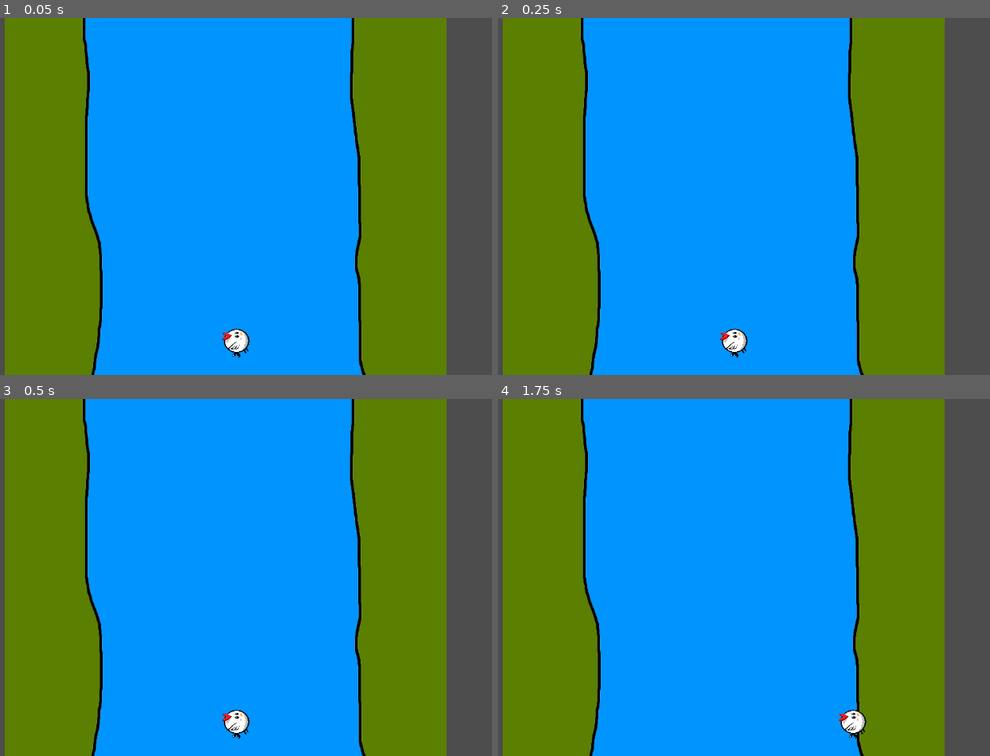
Above: before the commit, frames 1-4 (two rows, left to right).
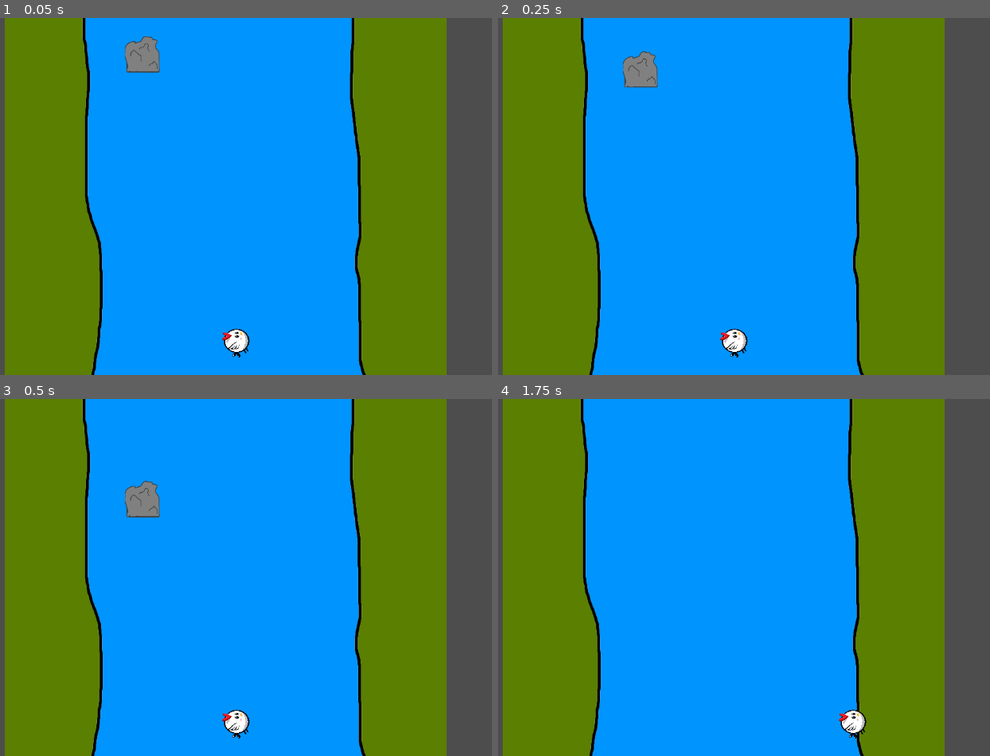
Above: after the commit, the same moments.

Repository: shyrzaza/Streamer
Game: Godot game, scene res://StreamGame/StreamGame.tscn
The game is run twice, just before and just after one commit, with the same random seed, the same clock (stepped at 60 frames per second) and the same inputs.
Inputs (mouse positions are in pixels of both pictures, inside the frame that each line leads up to):
- Up to frame 1 (0.05 s): no input
- Up to frame 2 (0.25 s): no input
- Up to frame 3 (0.5 s): no input
- Up to frame 4 (1.75 s): tap Enter (ui_accept) at 0.5, 0.77 s; move the mouse to (857, 559) at 0.52 s; hold Right (ui_right) 0.53-1.25 s; click (857, 559) at 0.67 s; drag from (591, 595) to (684, 648) at 1.27 s

The runs differ from the first frame. In frame 1, 0.6% of the frame differs, in the area x 25-33%, y 5-16%; in frame 2, 0.6%; in frame 3, 0.6%; in frame 4, nothing differs.

Commit message:
create obstacle scene and add more placeholder art

Diff:
--- a/Playground/Playground.tscn
+++ b/Playground/Playground.tscn
@@ -7,6 +7,10 @@
 [sub_resource type="WorldBoundaryShape2D" id="WorldBoundaryShape2D_r0du0"]
 
 [node name="Root" type="Node2D" unique_id=1736692545]
+
+[node name="Chick2" parent="." unique_id=900913581 instance=ExtResource("2_threo")]
+position = Vector2(328, -268)
+input_pickable = true
 
 [node name="Chick" parent="." unique_id=1814890408 instance=ExtResource("2_threo")]
 position = Vector2(164, -134)
@@ -42,3 +46,11 @@
 [node name="Sprite2D" type="Sprite2D" parent="Slingshot" unique_id=1154709260]
 scale = Vector2(0.0068181776, 0.010115209)
 texture = ExtResource("4_bia53")
+
+[node name="Chick3" parent="." unique_id=2074552620 instance=ExtResource("2_threo")]
+position = Vector2(656, -536)
+input_pickable = true
+
+[node name="Chick4" parent="." unique_id=120764627 instance=ExtResource("2_threo")]
+position = Vector2(492, -402)
+input_pickable = true
--- a/StreamGame/StreamGame.tscn
+++ b/StreamGame/StreamGame.tscn
@@ -6,6 +6,7 @@
 [ext_resource type="Texture2D" uid="uid://ibxscwqsmait" path="res://Playground/entities/chick/sprite/frame-3.png" id="3_m6n2p"]
 [ext_resource type="Texture2D" uid="uid://50osar3s51n3" path="res://Playground/entities/chick/sprite/frame-4.png" id="4_ddxjp"]
 [ext_resource type="Texture2D" uid="uid://cpkhkhk1k5o0i" path="res://StreamGame/Assets/RiverBackgroundPlaceholder.png" id="5_6e44r"]
+[ext_resource type="PackedScene" uid="uid://cfwkje7sru5jk" path="res://StreamGame/obstacle.tscn" id="7_m6n2p"]
 
 [sub_resource type="SpriteFrames" id="SpriteFrames_2pqff"]
 animations = [{
@@ -52,3 +53,6 @@
 position = Vector2(589, 315)
 scale = Vector2(1, 1.3263158)
 texture = ExtResource("5_6e44r")
+
+[node name="Obstacle" parent="." unique_id=1659433105 instance=ExtResource("7_m6n2p")]
+position = Vector2(439, 62)
--- /dev/null
+++ b/StreamGame/obstacle.tscn
@@ -0,0 +1,15 @@
+[gd_scene format=3 uid="uid://cfwkje7sru5jk"]
+
+[ext_resource type="Texture2D" uid="uid://ckox0scqscvh2" path="res://StreamGame/Assets/RockPlaceholder.png" id="1_rxywx"]
+
+[sub_resource type="CircleShape2D" id="CircleShape2D_m6n2p"]
+radius = 35.6
+
+[node name="Obstacle" type="RigidBody2D" unique_id=1659433105]
+
+[node name="Sprite2D" type="Sprite2D" parent="." unique_id=506353212]
+scale = Vector2(0.25173777, 0.28153935)
+texture = ExtResource("1_rxywx")
+
+[node name="CollisionShape2D" type="CollisionShape2D" parent="." unique_id=284333878]
+shape = SubResource("CircleShape2D_m6n2p")
--- a/StreamGame/player_character.gd
+++ b/StreamGame/player_character.gd
@@ -23,6 +23,9 @@
 	else:
 		velocity.x = move_toward(velocity.x, 0, SPEED)
 
+	position.x
 	move_and_slide()
 
+
+
 	# TODO: Setup Boundaries so the character does not leave the screen/river
Binary file added: StreamGame/Assets/RockPlaceholder.png
Not shown, added: StreamGame/Assets/RockPlaceholder.png.import
